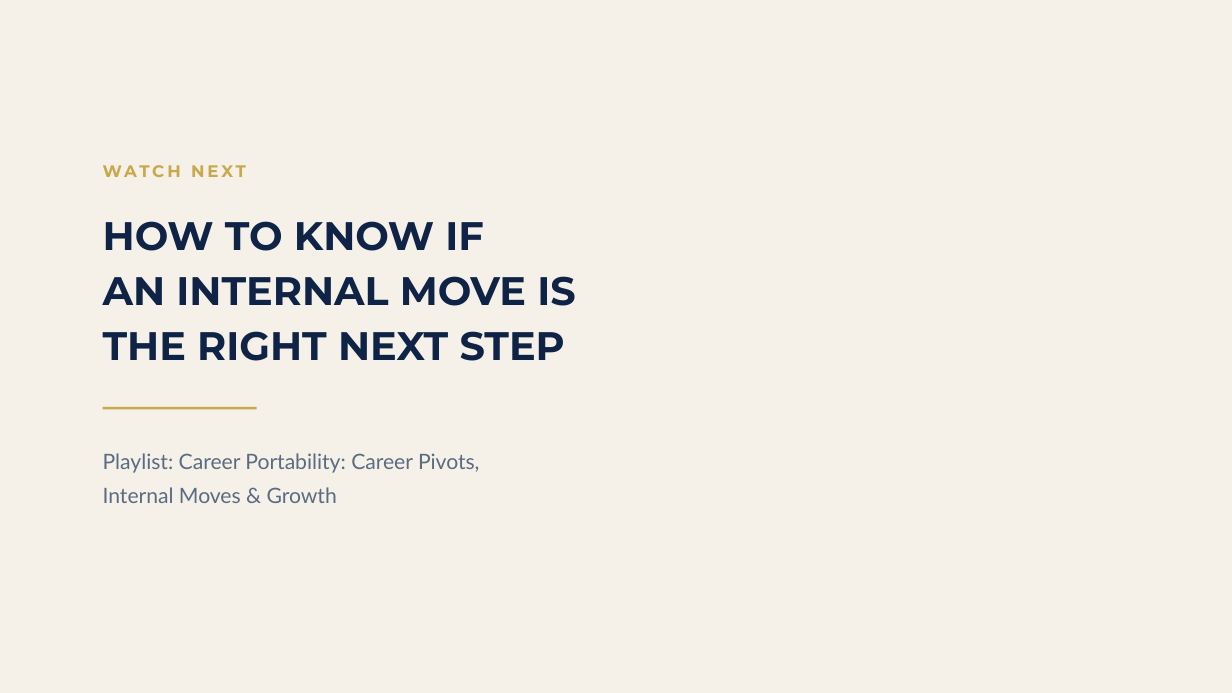
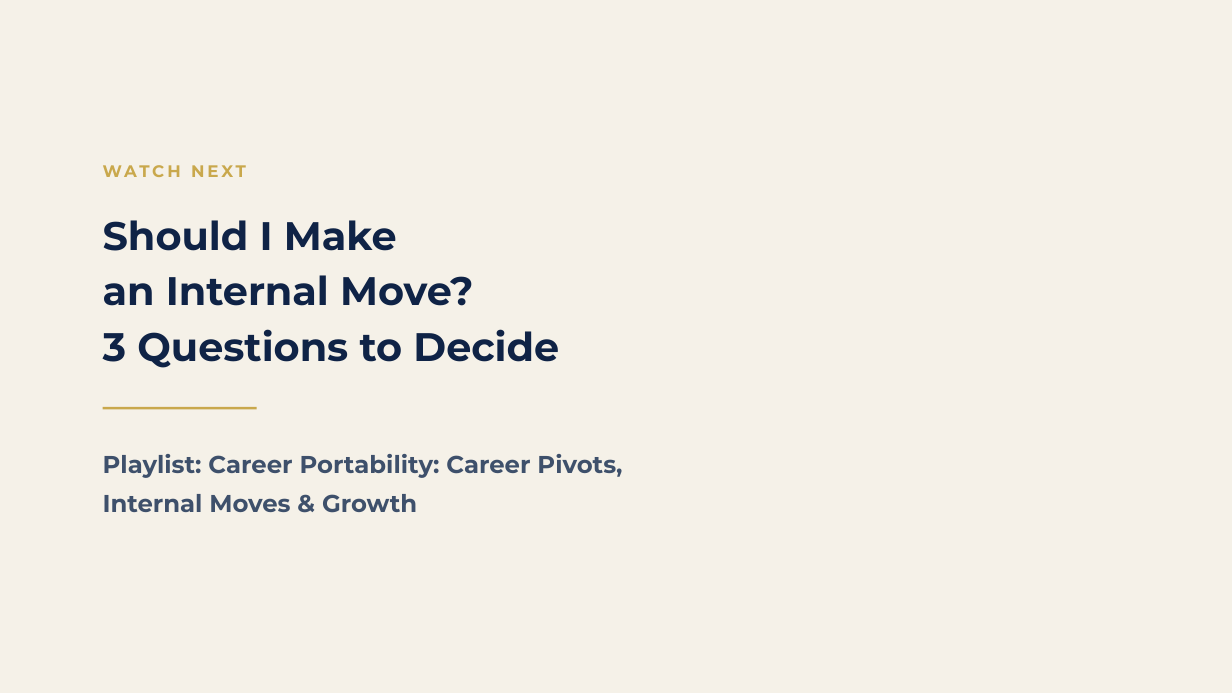
Before and after one commit to temidanielle/temidayoafonja-site, a slide deck: slide 11 of deliverables/video-4-slides/out/Video_4_Main_Slides.pptx. Drawn at 1232x693 pixels with LibreOffice and Linux fonts; fonts in the diff are those of the drawing. Boxes give left, top, right and bottom in pixels: in the first picture for what was removed or moved away, otherwise in the second. Text is boxed around its words. In the diff, an @@ line names an element or a change of style, - is before the commit and + after.

```diff
--- a/deliverables/video-4-slides/out/Video_4_Main_Slides.pptx
+++ b/deliverables/video-4-slides/out/Video_4_Main_Slides.pptx
@@ background #FFFFFF to #F5F1E8 @@
@@ rectangle removed at <box>0,0,1232,693</box> @@
@@ text "WATCH NEXT" rewrapped from <box>338,332,448,360</box> to <box>103,161,680,183</box> @@
@@ text at <box>103,220,559,368</box>: text changed @@
-HOW TO KNOW IF
-AN INTERNAL MOVE IS
-THE RIGHT NEXT STEP
+Should I Make
+an Internal Move?
+3 Questions to Decide
@@ text "Playlist: Career Portability: Career Pivots, ..." at <box>103,454,622,513</box>: size 16.5 to 19 pt, font Lato to Montserrat, text colour #5A6B82 to #3E506B, bold on; line spacing 1.34 to 1.32 @@
```
Also in this commit, not shown: 10 other slides changed, 25 other files.
